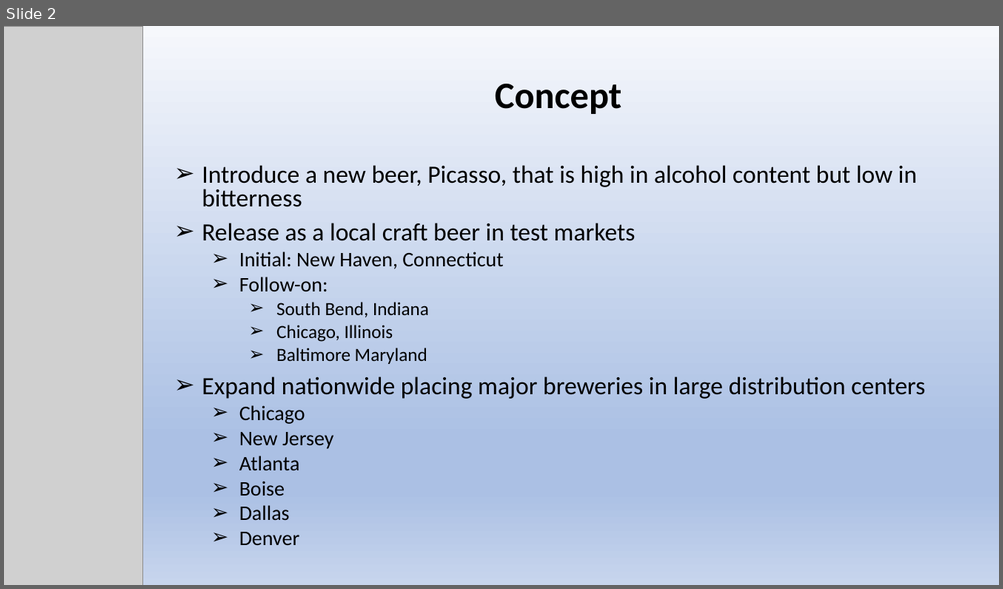
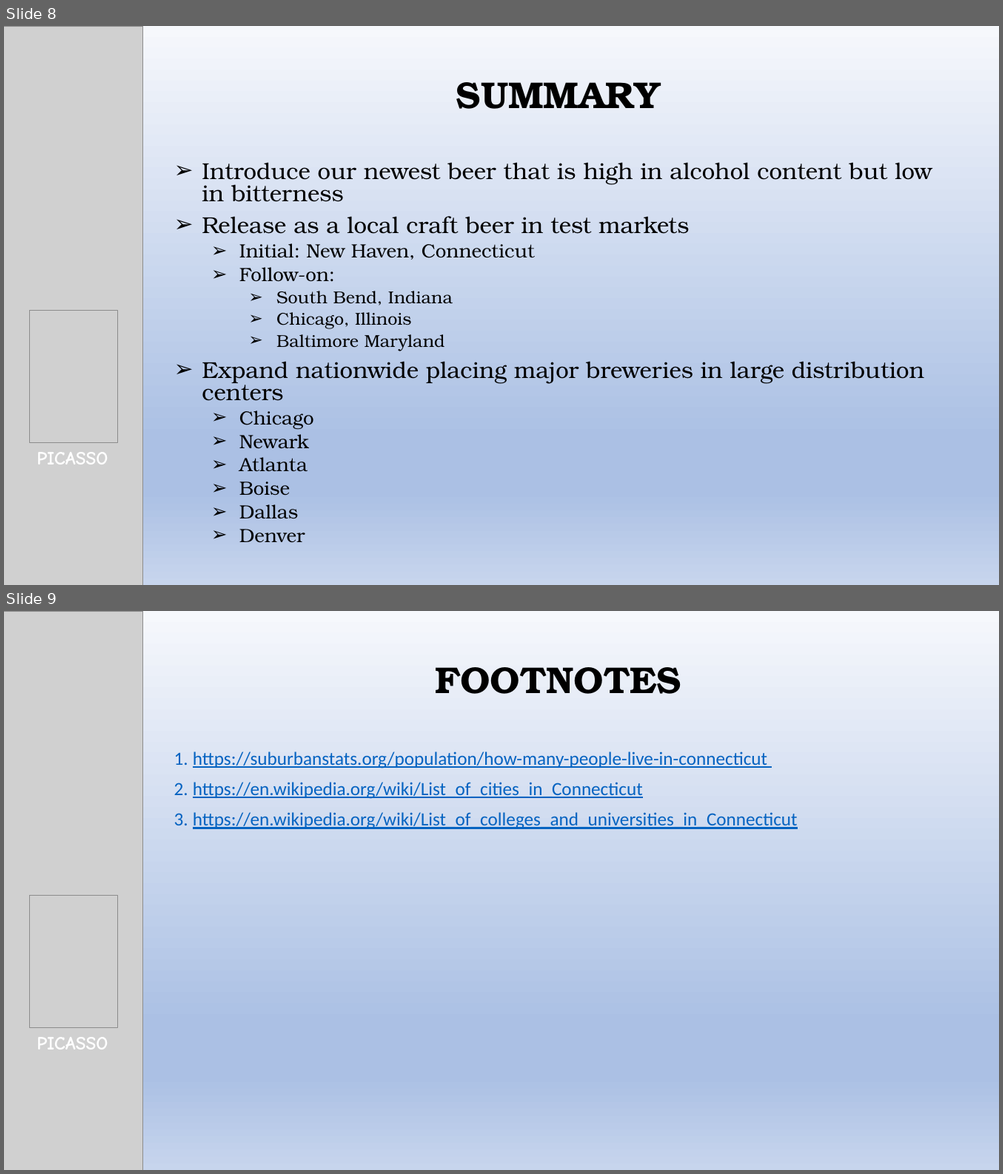
Before and after one commit to kjurekSMU/6306_JKT_Case_Study_1, a slide deck: Beer_Expansion_Project.pptx. Shown one above the other, each under a label of ours: slide 2 before the commit, slides 8 and 9 after it. The pictures are 1003x589 and 1003x1174 pixels, drawn with LibreOffice and Linux fonts; fonts in the diff are those of the drawing; grey boxes stand for pictures. Boxes give left, top, right and bottom in pixels: in the first picture for what was removed or moved away, otherwise in the second. Text is boxed around its words. In the diff, an @@ line names an element or a change of style, - is before the commit and + after.

Commit message:
Added: 1. KJurek_Case_Study_1.html 2. KJurek_Case_Study_1.Rmd 3. Ages.xlsx Updated: 1. Beer_Expansion_Project.pptx

```diff
--- a/Beer_Expansion_Project.pptx
+++ b/Beer_Expansion_Project.pptx
@@ slide 9 added at box(4, 611, 999, 1170), background gradient #F6F8FC to #ABC0E4 to #C7D5ED @@
@@ picture added at box(4, 611, 143, 1170) @@
@@ title added at box(435, 667, 681, 694), 36 pt, text #000000, bold @@
+FOOTNOTES
@@ subtitle added at box(193, 752, 797, 829), 18 pt, text #0563C1, underline @@
+1. https://suburbanstats.org/population/how-many-people-live-in-connecticut
+2. https://en.wikipedia.org/wiki/List_of_cities_in_Connecticut
+3. https://en.wikipedia.org/wiki/List_of_colleges_and_universities_in_Connecticut
@@ picture added at box(29, 896, 117, 1028) @@
@@ text added at box(37, 1037, 108, 1050), 18 pt, text #FFFFFF, bold @@
+PICASSO
@@ what was slide 2 is now slide 8 @@
@@ slide 8 changed as well @@
@@ title at box(456, 82, 660, 109): text changed; font Calibri to TeX Gyre Bonum @@
-Concept
+SUMMARY
@@ subtitle at box(202, 162, 931, 202): text changed; size 24 to 22.2 pt; font Calibri to TeX Gyre Bonum @@
-➢ Introduce a new beer, Picasso, that is high in alcohol content but low in bitterness
+➢ Introduce our newest beer that is high in alcohol content but low in bitterness
@@ subtitle at box(202, 216, 924, 543): size 24 to 22.2 pt in "Release as a local craft beer in ...", "Expand nationwide placing major breweries in large ..."; font Calibri to TeX Gyre Bonum in "Release as a local craft beer in ...", "Initial: New Haven, Connecticut", "Follow-on:", "South Bend, Indiana" and 8 more places; size 20 to 18.5 pt in "Initial: New Haven, Connecticut", "Follow-on:", "Chicago", "Atlanta" and 3 more places; size 18 to 16.6 pt in "South Bend, Indiana", "Chicago, Illinois", "Baltimore Maryland" @@
@@ picture added at box(29, 311, 117, 443) @@
@@ subtitle at box(239, 434, 309, 449): text changed; size 20 to 18.5 pt; font Calibri to TeX Gyre Bonum @@
-  ➢ New Jersey
+  ➢ Newark
@@ text added at box(37, 452, 108, 465), 18 pt, text #FFFFFF, bold @@
+PICASSO
```
Also in this commit, not shown: 4 other slides changed, 3 other slides added, 1 slide removed, 3 other files.
